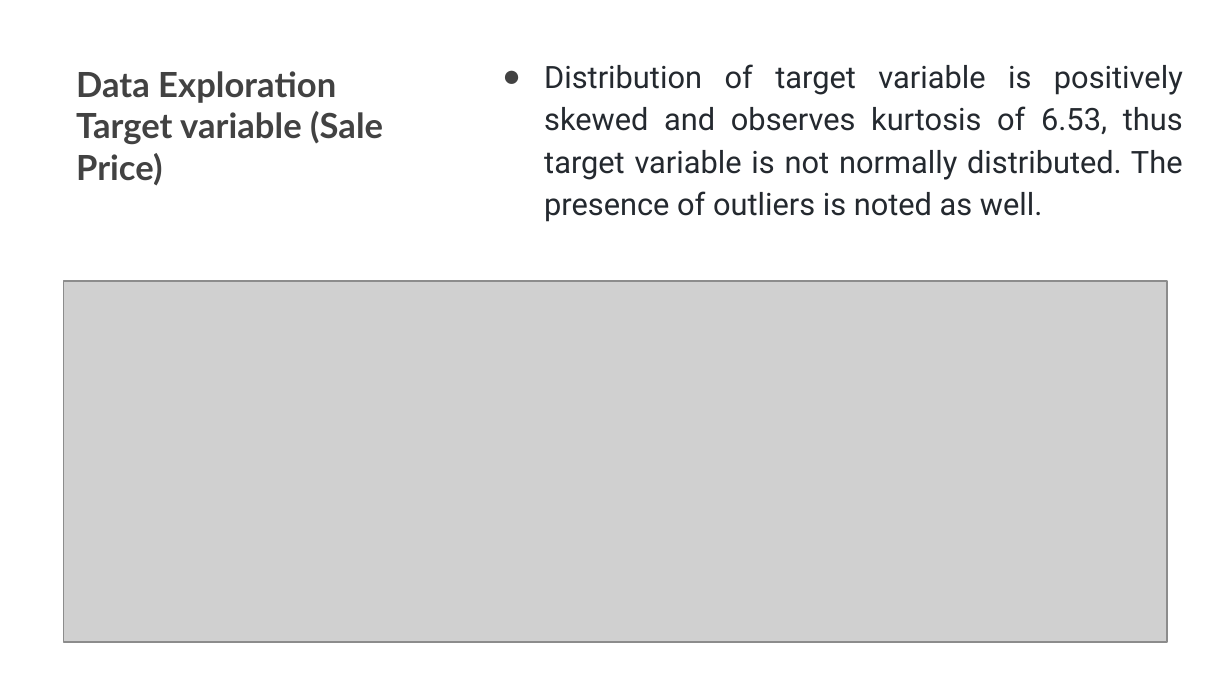
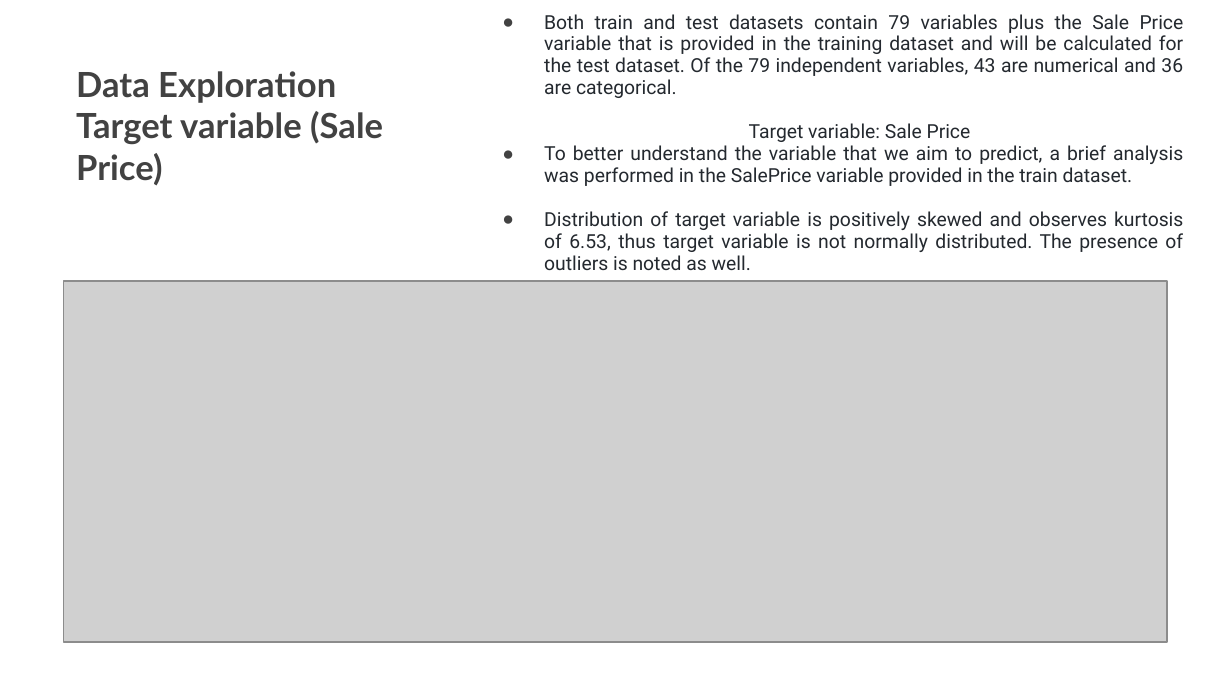
Before and after one commit to DerekHypo/Final_Project, a slide deck: slide 8 of Housing Prices-Final Project.pptx (slide 7 before the commit). Drawn at 1232x693 pixels with LibreOffice and Linux fonts; fonts in the diff are those of the drawing; grey boxes stand for pictures. Boxes give left, top, right and bottom in pixels: in the first picture for what was removed or moved away, otherwise in the second. Text is boxed around its words. In the diff, an @@ line names an element or a change of style, - is before the commit and + after.

```diff
--- a/Housing Prices-Final Project.pptx
+++ b/Housing Prices-Final Project.pptx
@@ text at [544, 14, 1184, 186]: paragraphs added @@
+● Both train and test datasets contain 79 variables plus the Sale Price variable that is provided in the training dataset and will be calculated for the test dataset. Of the 79 independent variables, 43 are numerical and 36 are categorical.
+Target variable: Sale Price
+● To better understand the variable that we aim to predict, a brief analysis was performed in the SalePrice variable provided in the train dataset.
@@ text at [544, 211, 1183, 270]: size 18 to 11.2 pt in "Distribution of target variable is positively skewed ..."; line spacing 1.15 to 0.95 @@
```
Also in this commit, not shown: 6 other slides changed, 1 slide removed.
